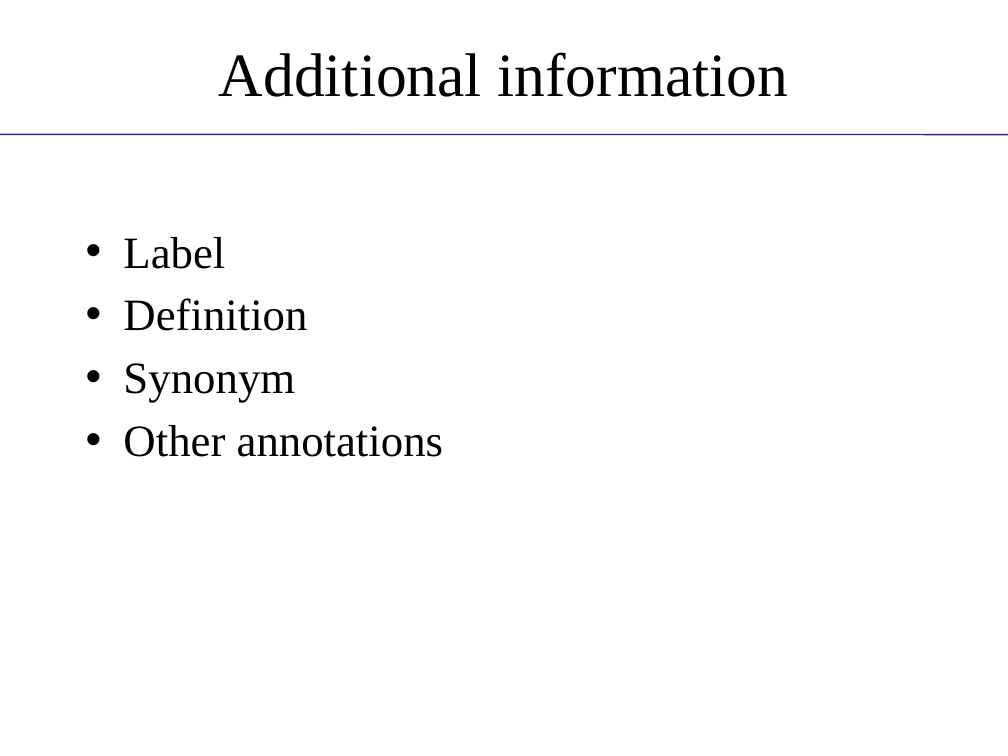
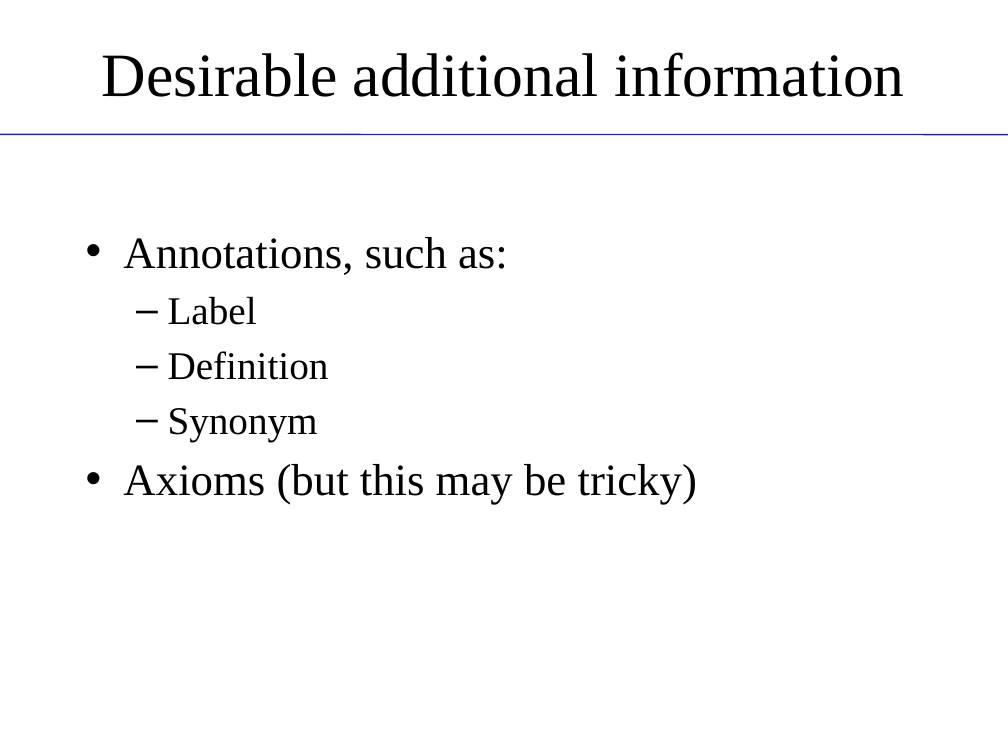
Before and after one commit to obi-ontology/obi-legacy-svn, a slide deck: slide 5 of trunk/docs/presentations/OBI tutorial July 2011 ICBO/MIREOT-View.pptx. Drawn at 1008x756 pixels with LibreOffice and Linux fonts; fonts in the diff are those of the drawing; background and template pictures are left out. Boxes give left, top, right and bottom in pixels: in the first picture for what was removed or moved away, otherwise in the second. Text is boxed around its words. In the diff, an @@ line names an element or a change of style, - is before the commit and + after.

Commit message:
Corrected typos, clarified some points, added citation to paper, removed 'easy to use' - let people decide that themselves, adjusted acknowlegements, changed 'all axioms' to 'axioms', removed science commons logo

```diff
--- a/trunk/docs/presentations/OBI tutorial July 2011 ICBO/MIREOT-View.pptx
+++ b/trunk/docs/presentations/OBI tutorial July 2011 ICBO/MIREOT-View.pptx
@@ title at <box>102,52,905,97</box>: text changed @@
-Additional information
+Desirable additional information
@@ text at <box>123,237,508,275</box>: paragraph added @@
+• Annotations, such as:
@@ text at <box>168,296,329,441</box>: size 32 to 28 pt in "Label", "Definition", "Synonym"; bullet • to –; list level 1 to 2 in "Label"; list level 1 to 2 in "Definition"; list level 1 to 2 in "Synonym" @@
@@ text at <box>123,464,697,505</box>: text changed @@
-• Other annotations
+• Axioms (but this may be tricky)
```
Also in this commit, not shown: 12 other slides changed.
